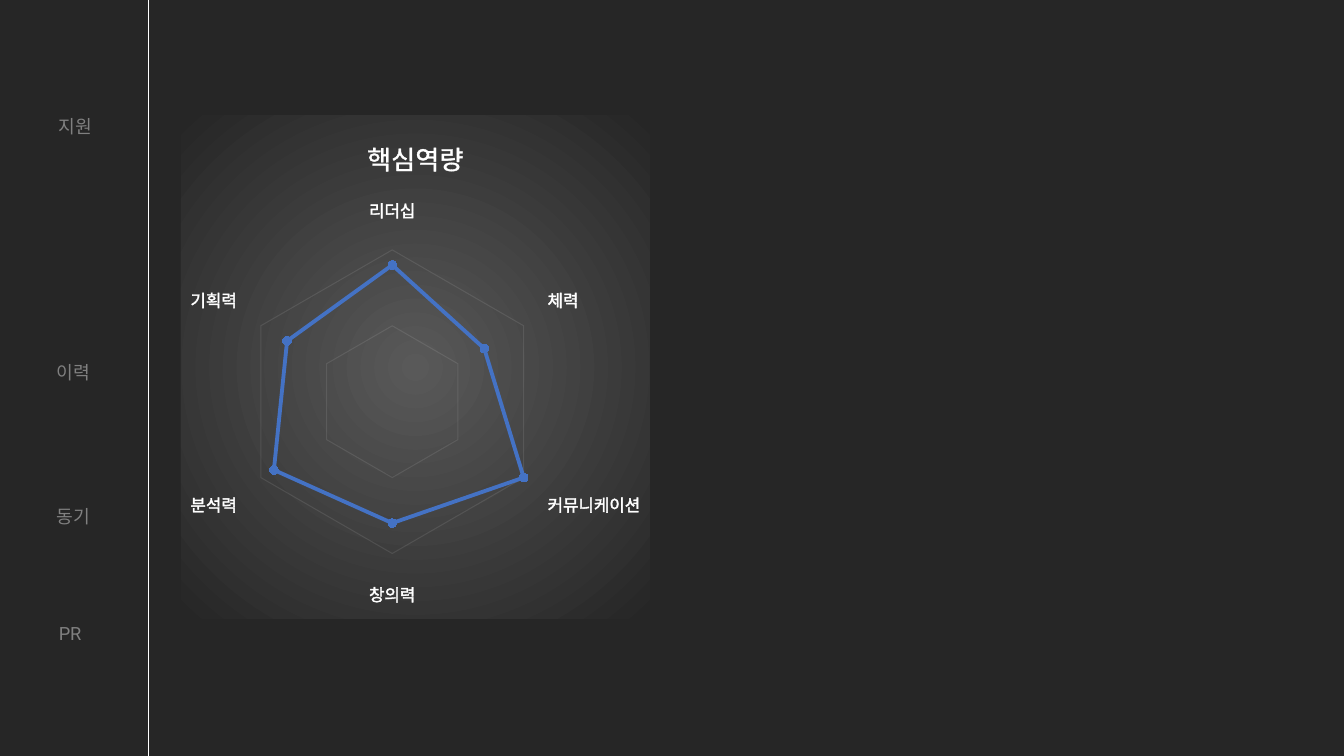
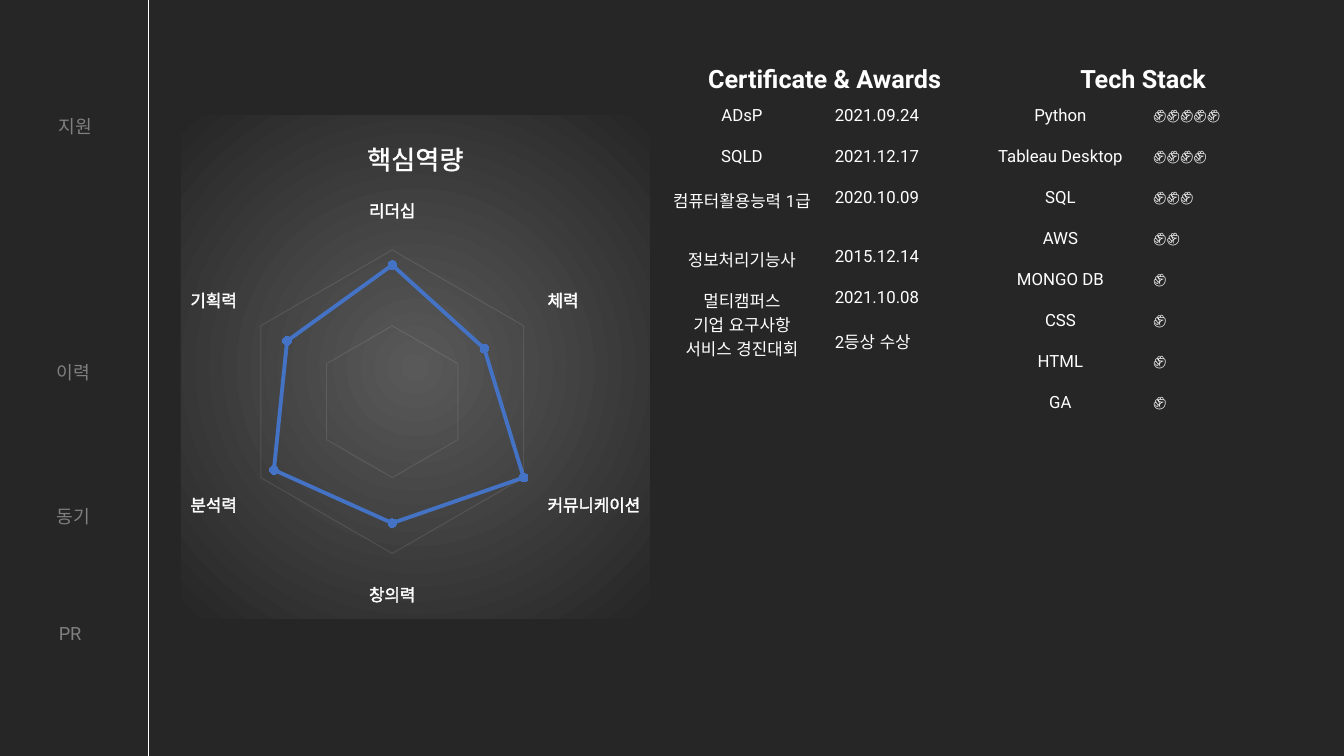
Before and after one commit to Minsung-commit/TIL, a slide deck: slide 2 of 자기소개서.pptx. Drawn at 1344x756 pixels with LibreOffice and Linux fonts; fonts in the diff are those of the drawing. Boxes give left, top, right and bottom in pixels: in the first picture for what was removed or moved away, otherwise in the second. Text is boxed around its words. In the diff, an @@ line names an element or a change of style, - is before the commit and + after.

Commit message:
2021-12-17

```diff
--- a/자기소개서.pptx
+++ b/자기소개서.pptx
@@ table added at (659,60,990,361), 7 rows, 2 columns @@
+Certificate & Awards | 
+ADsP | 2021.09.24
+SQLD | 2021.12.17
+컴퓨터활용능력 1급 | 2020.10.09
+정보처리기능사 | 2015.12.14
+멀티캠퍼스 / 기업 요구사항 / 서비스 경진대회 | 2021.10.08
+ | 2등상 수상
@@ table added at (978,60,1309,429), 9 rows, 2 columns @@
+Tech Stack | 
+Python | ✊✊✊✊✊
+Tableau Desktop | ✊✊✊✊
+SQL | ✊✊✊
+AWS | ✊✊
+MONGO DB | ✊
+CSS | ✊
+HTML | ✊
+GA | ✊
```
